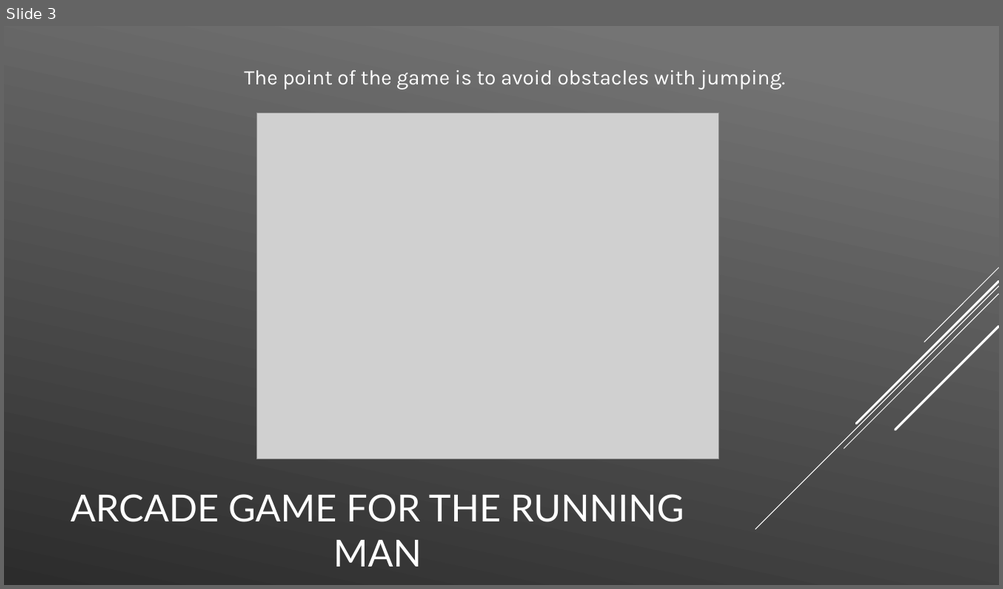
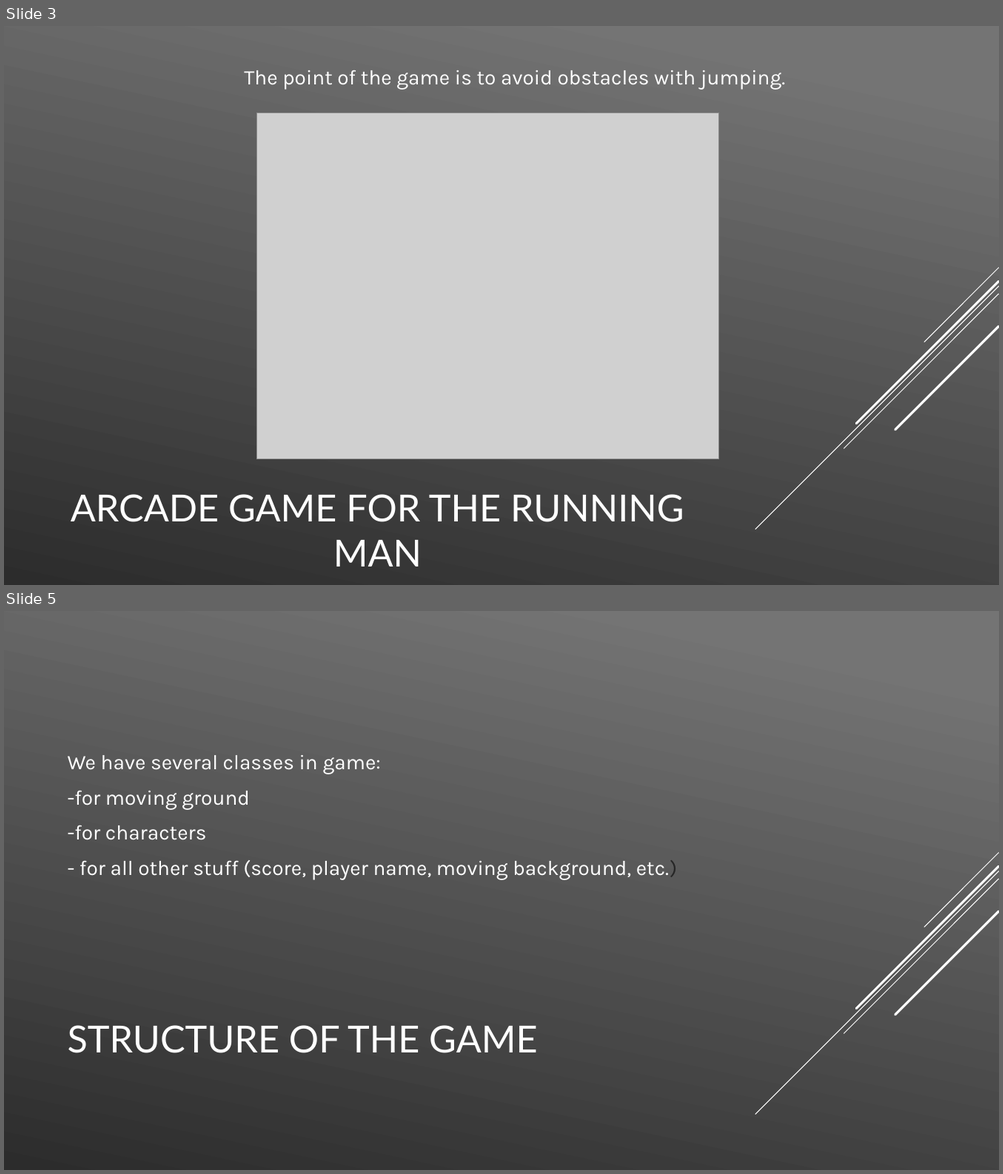
Before and after one commit to bewolf/DOLDIT, a slide deck: Team Doldit.pptx. Shown one above the other, each under a label of ours: slide 3 before the commit, slides 3 and 5 after it; the slides between them are not shown. The pictures are 1003x589 and 1003x1174 pixels, drawn with LibreOffice and Linux fonts; fonts in the diff are those of the drawing; grey boxes stand for pictures. Boxes give left, top, right and bottom in pixels: in the first picture for what was removed or moved away, otherwise in the second. Text is boxed around its words. In the diff, an @@ line names an element or a change of style, - is before the commit and + after.

Commit message:
updated game presentation

```diff
--- a/Team Doldit.pptx
+++ b/Team Doldit.pptx
@@ slide 5 added at box(4, 611, 999, 1170), background gradient #747474 to #2C2C2C; not listed: 5 template elements that a slide beside it also shows @@
@@ text added at box(68, 755, 677, 880), 20 pt, text #FFFFFF @@
+We have several classes in game:
+-for moving ground
+-for characters
+- for all other stuff (score, player name, moving background, etc.)
@@ title added at box(68, 1025, 537, 1054), 36 pt, text #FFFFFF @@
+STRUCTURE OF THE GAME
```
Also in this commit, not shown: 3 slides changed, 1 other file.
